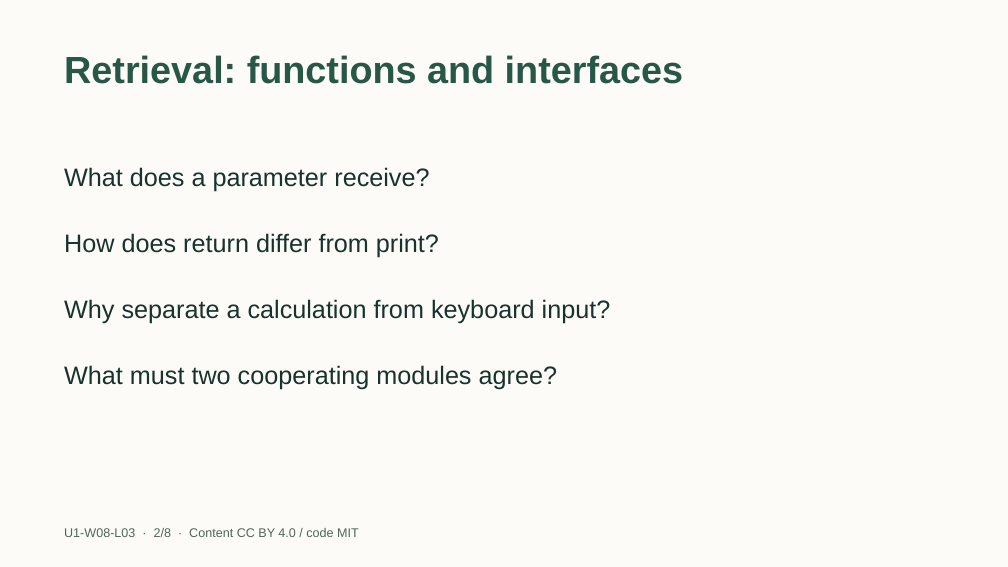
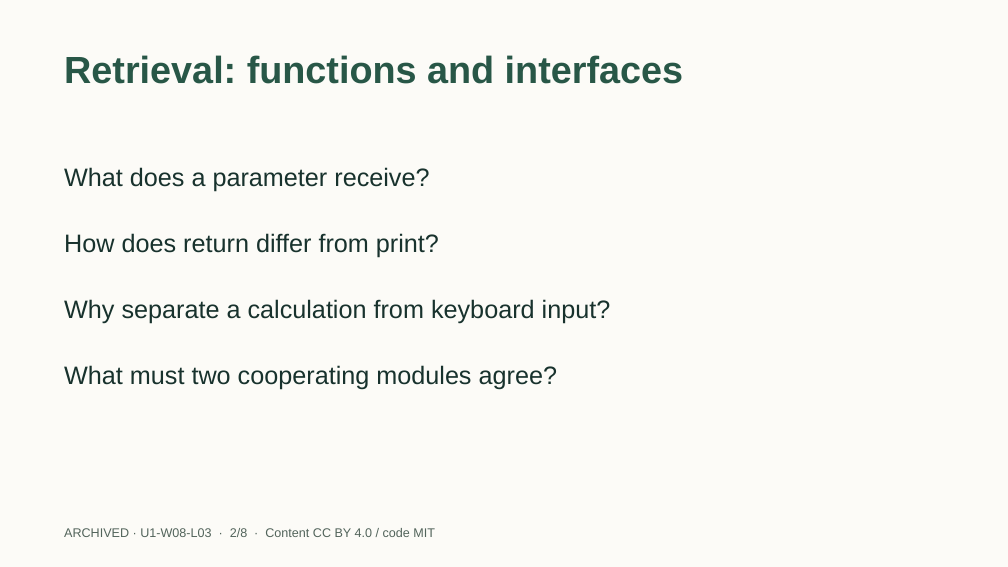
Before and after one commit to EdugenIO/cs-atar-textbook, a slide deck: slide 2 of dist/legacy-projects/slides/u1-w08-l03.pptx. Drawn at 1008x567 pixels with LibreOffice and Linux fonts; fonts in the diff are those of the drawing. Boxes give left, top, right and bottom in pixels: in the first picture for what was removed or moved away, otherwise in the second. Text is boxed around its words. In the diff, an @@ line names an element or a change of style, - is before the commit and + after.

Commit message:
Label retained console PowerPoints as archived (S03)

```diff
--- a/dist/legacy-projects/slides/u1-w08-l03.pptx
+++ b/dist/legacy-projects/slides/u1-w08-l03.pptx
@@ text at (x1=64, y1=528, x2=435, y2=537): text changed @@
-U1-W08-L03 · 2/8 · Content CC BY 4.0 / code MIT
+ARCHIVED · U1-W08-L03 · 2/8 · Content CC BY 4.0 / code MIT
```
Also in this commit, not shown: 7 other slides changed, 16 other files.
